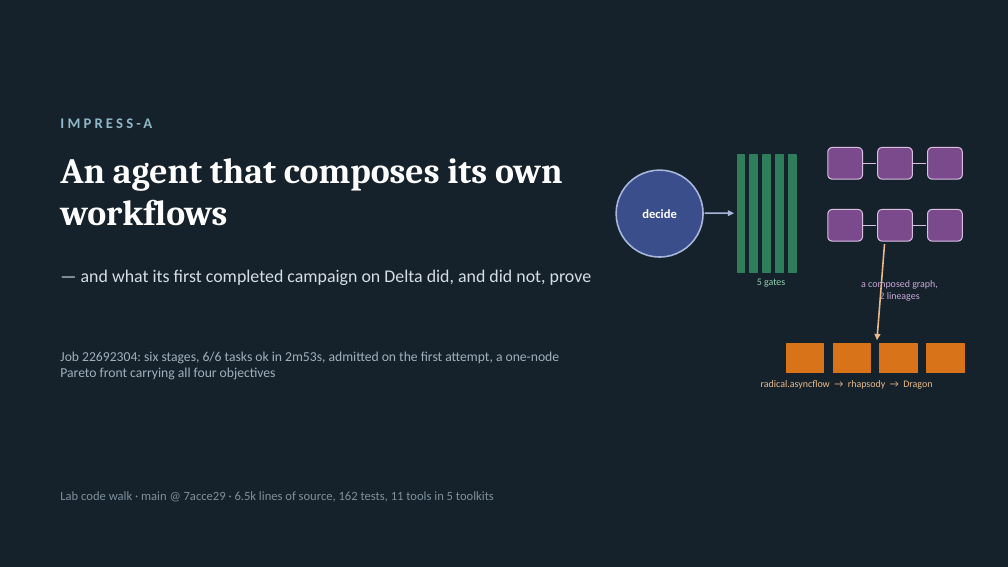
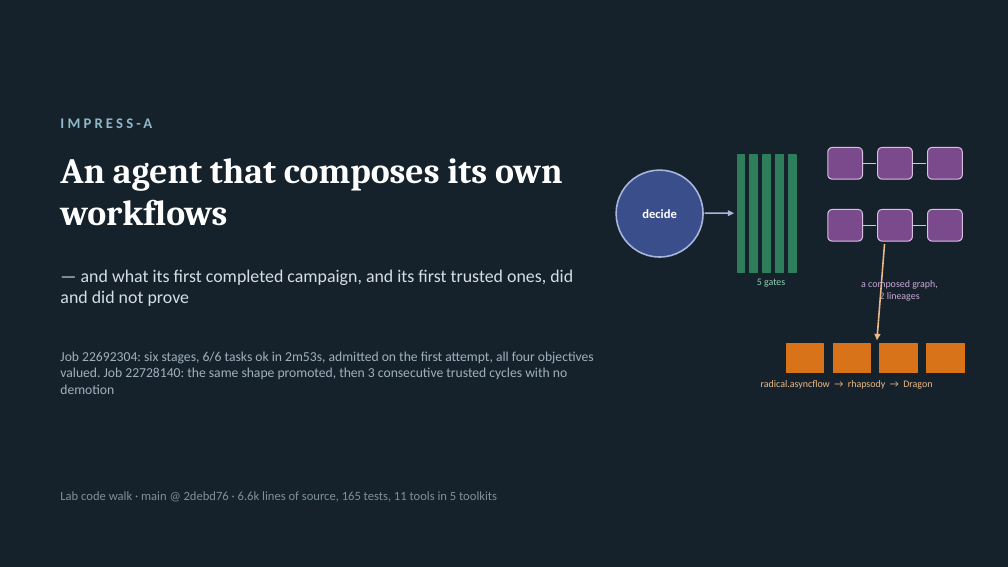
Before and after one commit to radical-collaboration/IMPRESS, a slide deck: slide 1 of agent/slides/impress-a-codewalk.pptx. Drawn at 1008x567 pixels with LibreOffice and Linux fonts; fonts in the diff are those of the drawing. Boxes give left, top, right and bottom in pixels: in the first picture for what was removed or moved away, otherwise in the second. Text is boxed around its words. In the diff, an @@ line names an element or a change of style, - is before the commit and + after.

```diff
--- a/agent/slides/impress-a-codewalk.pptx
+++ b/agent/slides/impress-a-codewalk.pptx
@@ text at bbox=[60, 269, 573, 306]: text changed @@
-— and what its first completed campaign on Delta did, and did not, prove
+— and what its first completed campaign, and its first trusted ones, did and did not prove
@@ text at bbox=[60, 351, 594, 394]: text changed @@
-Job 22692304: six stages, 6/6 tasks ok in 2m53s, admitted on the first attempt, a one-node Pareto front carrying all four objectives
+Job 22692304: six stages, 6/6 tasks ok in 2m53s, admitted on the first attempt, all four objectives valued. Job 22728140: the same shape promoted, then 3 consecutive trusted cycles with no demotion
@@ text at bbox=[60, 491, 497, 501]: text changed @@
-Lab code walk · main @ 7acce29 · 6.5k lines of source, 162 tests, 11 tools in 5 toolkits
+Lab code walk · main @ 2debd76 · 6.6k lines of source, 165 tests, 11 tools in 5 toolkits
```
Also in this commit, not shown: 7 other slides changed, 7 other files.
